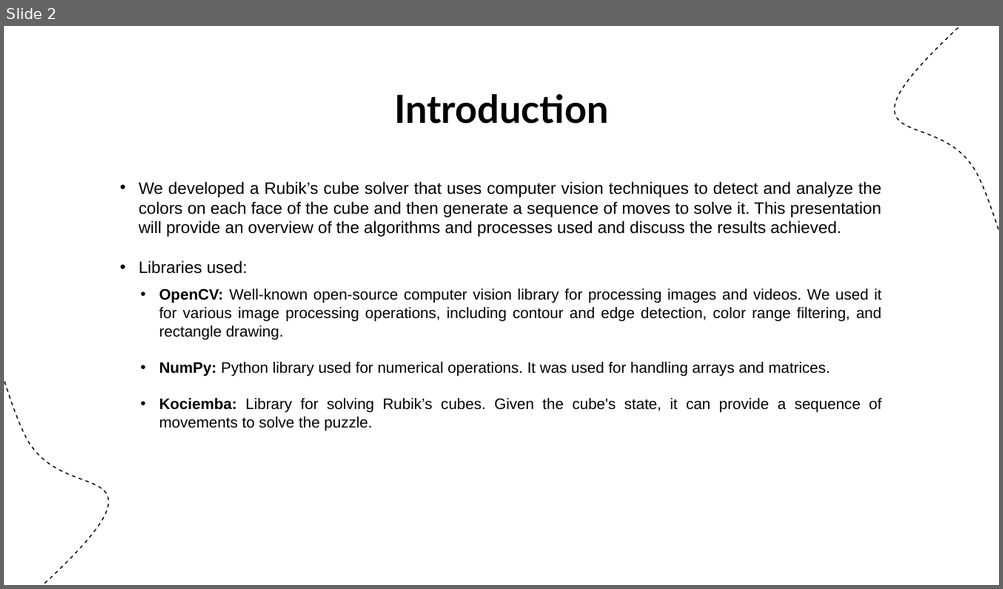
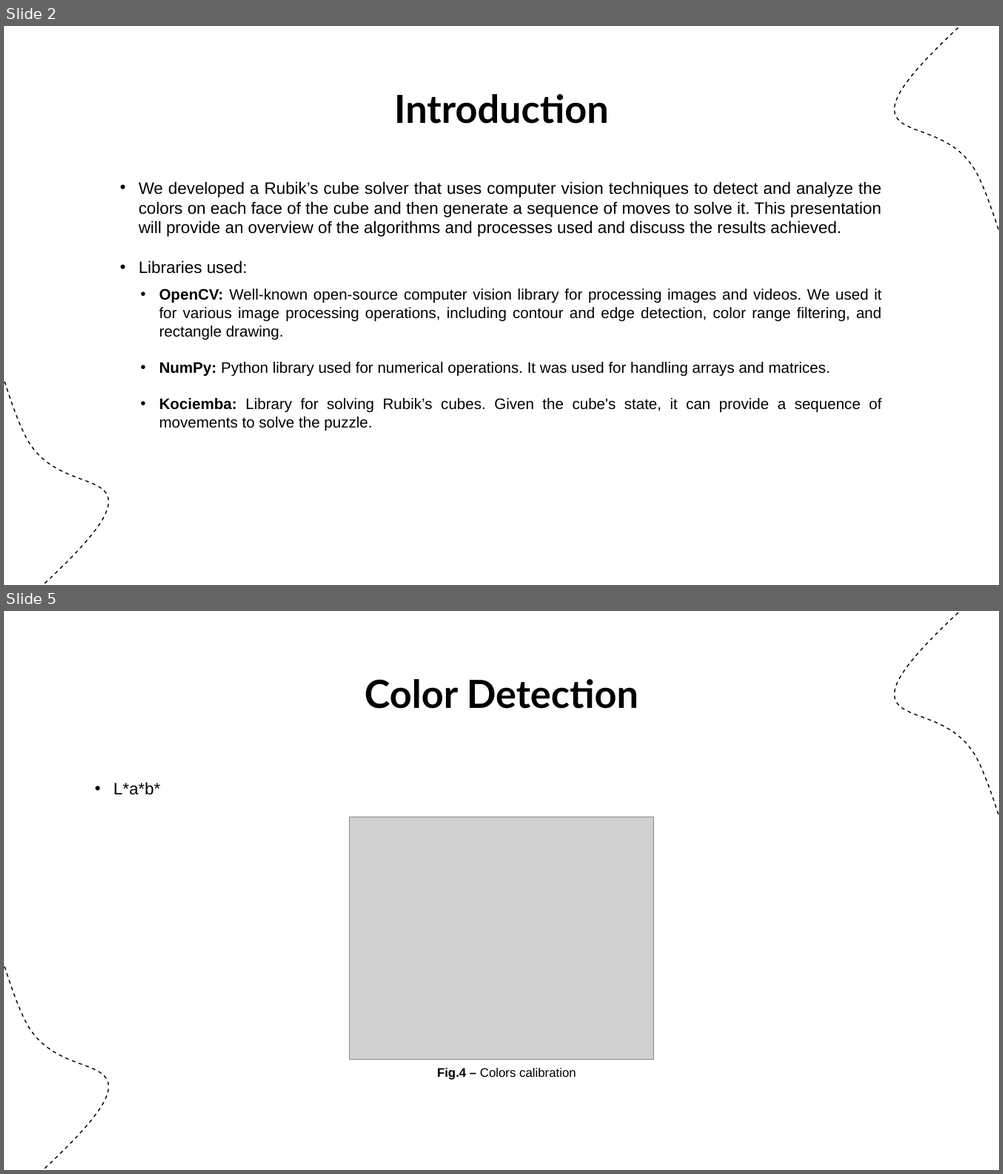
Before and after one commit to DanielaTomas/FCUP-VC, a slide deck: docs/Rubiks Cube Solver.pptx. Shown one above the other, each under a label of ours: slide 2 before the commit, slides 2 and 5 after it; the slides between them are not shown. The pictures are 1003x589 and 1003x1174 pixels, drawn with LibreOffice and Linux fonts; fonts in the diff are those of the drawing; grey boxes stand for pictures. Boxes give left, top, right and bottom in pixels: in the first picture for what was removed or moved away, otherwise in the second. Text is boxed around its words. In the diff, an @@ line names an element or a change of style, - is before the commit and + after.

```diff
--- a/docs/Rubiks Cube Solver.pptx
+++ b/docs/Rubiks Cube Solver.pptx
@@ slide 5 added at (4,611,999,1170), background #FFFFFF; not listed: 2 template elements that a slide beside it also shows @@
@@ title added at (364,679,638,709), 28 pt, text #000000, bold @@
+Color Detection
@@ text added at (114,782,160,795), 12 pt, text #000000 @@
+• L*a*b*
@@ picture added at (349,817,654,1059) @@
@@ text added at (437,1068,576,1080), 9 pt, text #000000 @@
+Fig.4 – Colors calibration
```
Also in this commit, not shown: 4 slides changed, 1 other slide added, 3 other files.
